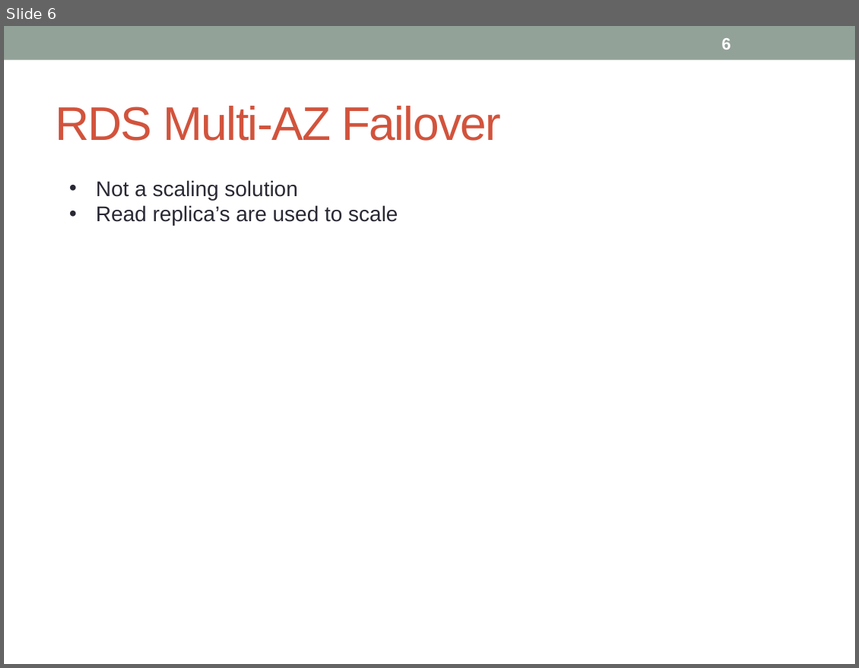
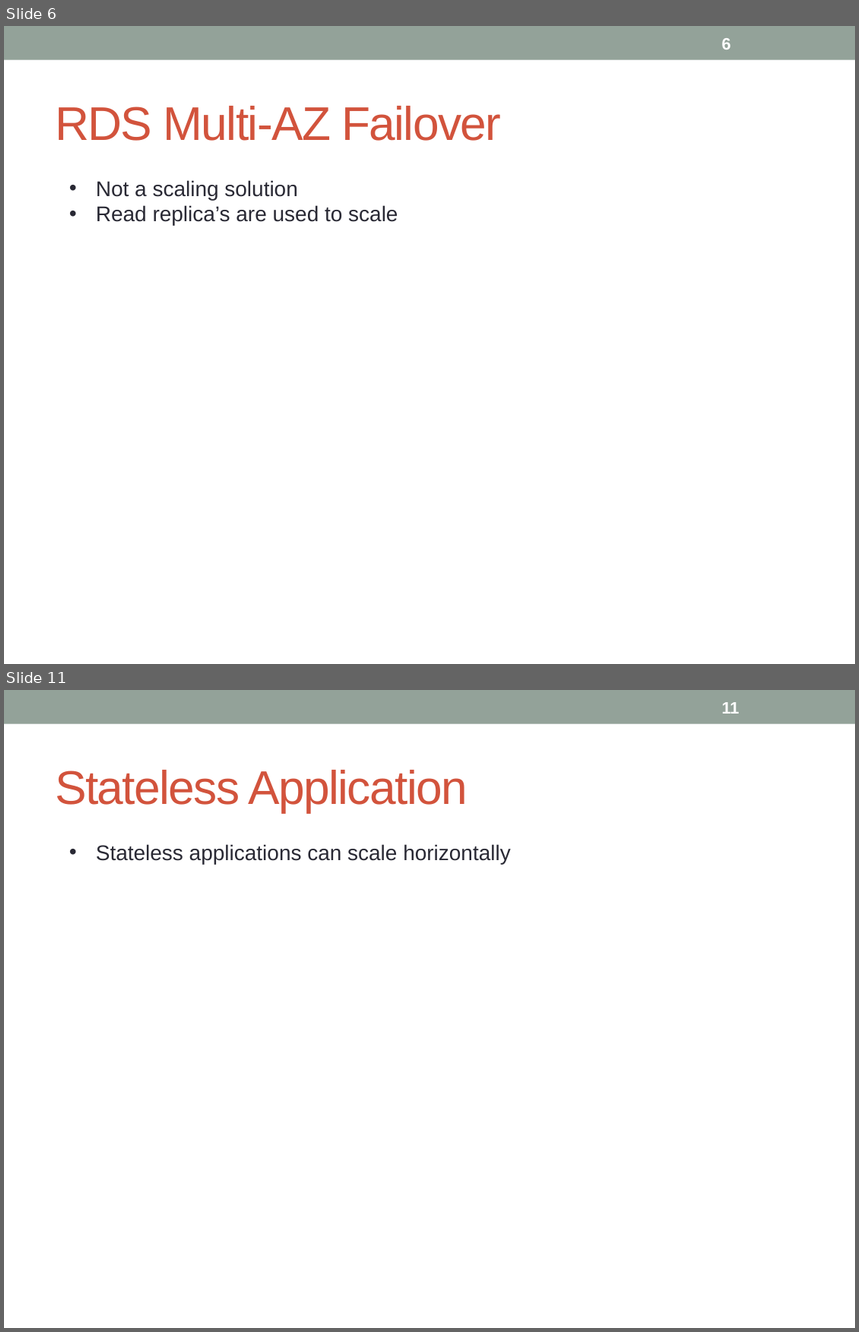
Before and after one commit to notionquest/ProjectDocumentation, a slide deck: AWS_Sysops.pptx. Shown one above the other, each under a label of ours: slide 6 before the commit, slides 6 and 11 after it; the slides between them are not shown. The pictures are 859x668 and 859x1332 pixels, drawn with LibreOffice and Linux fonts; fonts in the diff are those of the drawing. Boxes give left, top, right and bottom in pixels: in the first picture for what was removed or moved away, otherwise in the second. Text is boxed around its words. In the diff, an @@ line names an element or a change of style, - is before the commit and + after.

```diff
--- a/AWS_Sysops.pptx
+++ b/AWS_Sysops.pptx
@@ slide 11 added at bbox=[4, 690, 855, 1328], background #FFFFFF; not listed: 1 template element that a slide beside it also shows @@
@@ page number added at bbox=[722, 702, 740, 714], 14 pt, text #FFFFFF, bold @@
+11
@@ title added at bbox=[55, 770, 468, 813], 40 pt, text #D2533C @@
+Stateless Application
@@ text added at bbox=[96, 844, 511, 864], 18 pt, text #292934 @@
+• Stateless applications can scale horizontally
```
Also in this commit, not shown: 1 slide changed, 6 other slides added.
